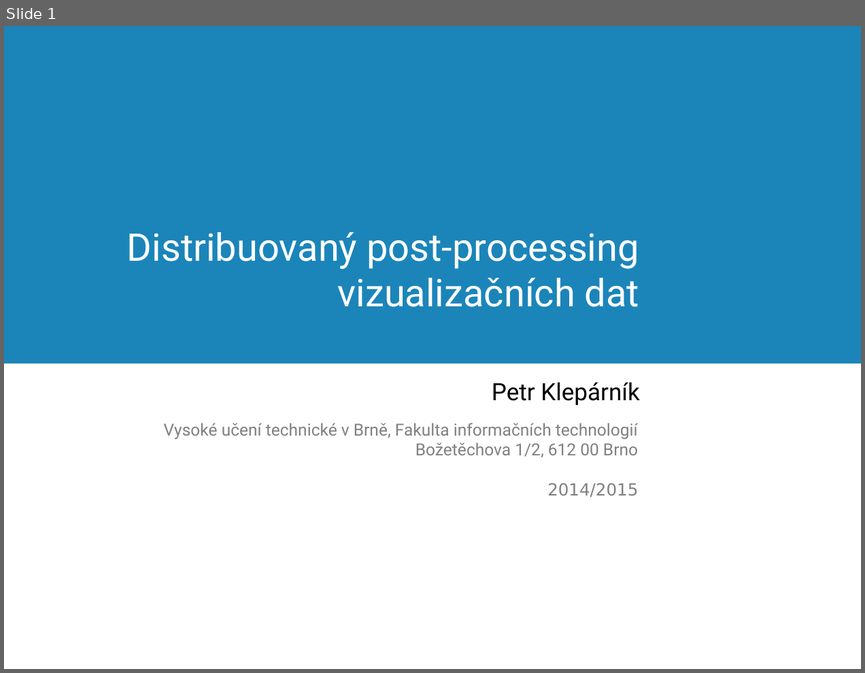
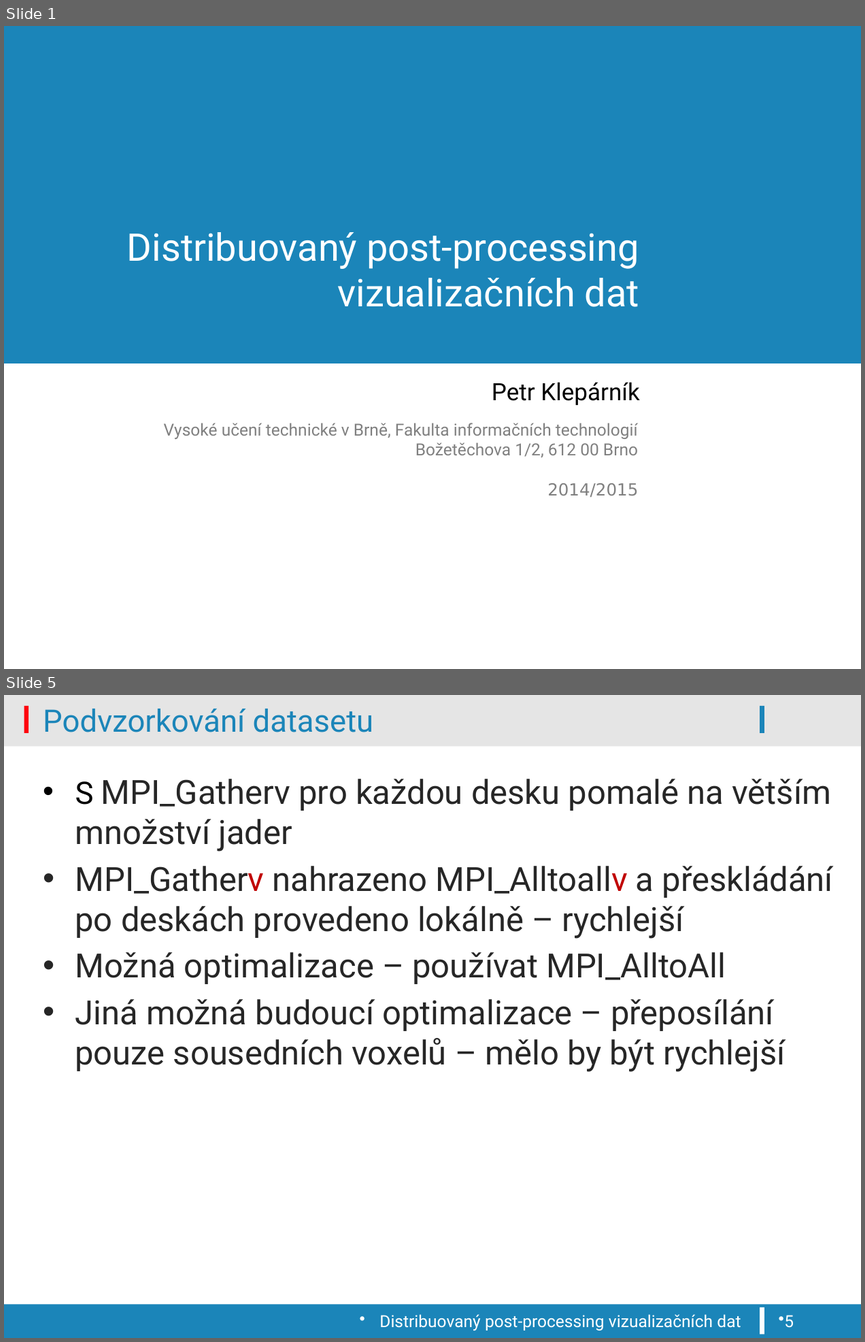
Before and after one commit to klepo/Visualisation-of-the-outputs-of-k-Wave-ultrasound-simulations, a slide deck: PDD-2bod.pptx. Shown one above the other, each under a label of ours: slide 1 before the commit, slides 1 and 5 after it; the slides between them are not shown. The pictures are 865x673 and 865x1342 pixels, drawn with LibreOffice and Linux fonts; fonts in the diff are those of the drawing; background and template pictures are left out. Boxes give left, top, right and bottom in pixels: in the first picture for what was removed or moved away, otherwise in the second. Text is boxed around its words. In the diff, an @@ line names an element or a change of style, - is before the commit and + after.

```diff
--- a/PDD-2bod.pptx
+++ b/PDD-2bod.pptx
@@ slide 5 added at [4, 695, 861, 1338], background #FFFFFF @@
@@ rectangle added at [4, 695, 861, 743], fill #000000 at 10% opacity @@
@@ rectangle added at [24, 706, 29, 734], fill #FE000C @@
@@ title added at [43, 709, 374, 732], 26 pt, text #1B85B9 @@
+Podvzorkování datasetu
@@ rectangle added at [759, 706, 764, 734], fill #1B85B9 @@
@@ rectangle added at [4, 743, 861, 747], fill #000000 at 10% opacity @@
@@ text added at [75, 779, 833, 1072], 28 pt, text #262626 @@
+• S MPI_Gatherv pro každou desku pomalé na větším množství jader
+• MPI_Gatherv nahrazeno MPI_Alltoallv a přeskládání po deskách provedeno lokálně – rychlejší
+• Možná optimalizace – používat MPI_AlltoAll
+• Jiná možná budoucí optimalizace – přeposílání pouze sousedních voxelů – mělo by být rychlejší
@@ rectangle added at [4, 1304, 861, 1338], fill #1B85B9 @@
@@ text added at [379, 1314, 740, 1331], 14 pt, text #FFFFFF @@
+Distribuovaný post-processing vizualizačních dat
@@ rectangle added at [759, 1307, 764, 1334], fill #FFFFFF @@
@@ page number added at [784, 1314, 793, 1327], 14 pt, text #FFFFFF @@
+5
```
Also in this commit, not shown: 1 slide changed, 4 other slides added, 3 other files.
